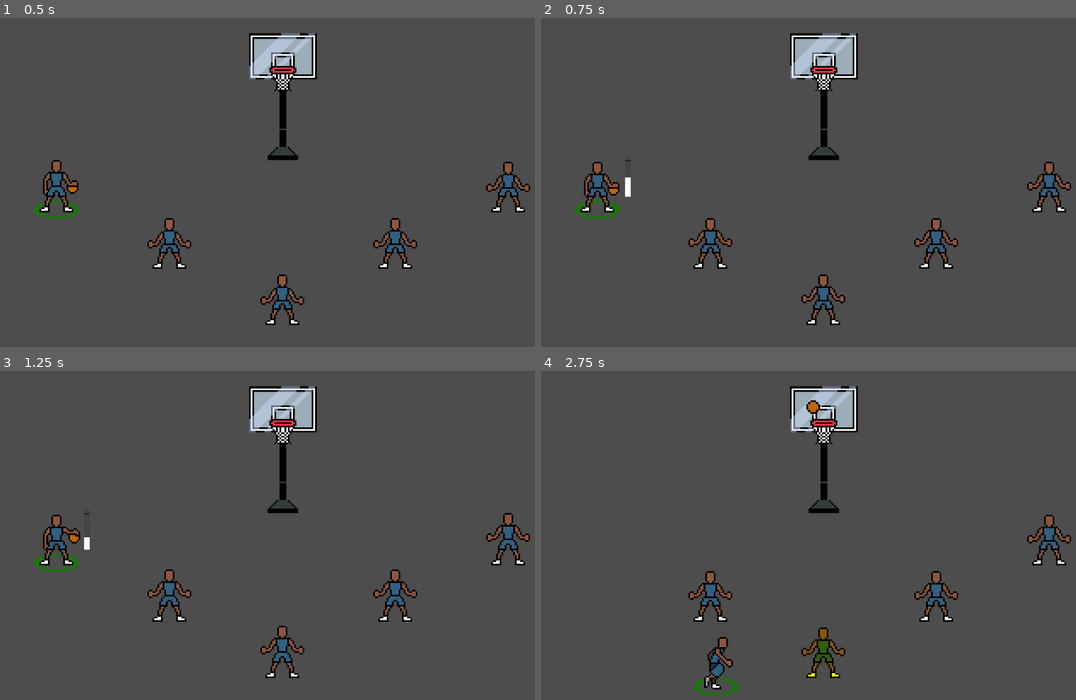
Above: before the commit, frames 1-4 (two rows, left to right).
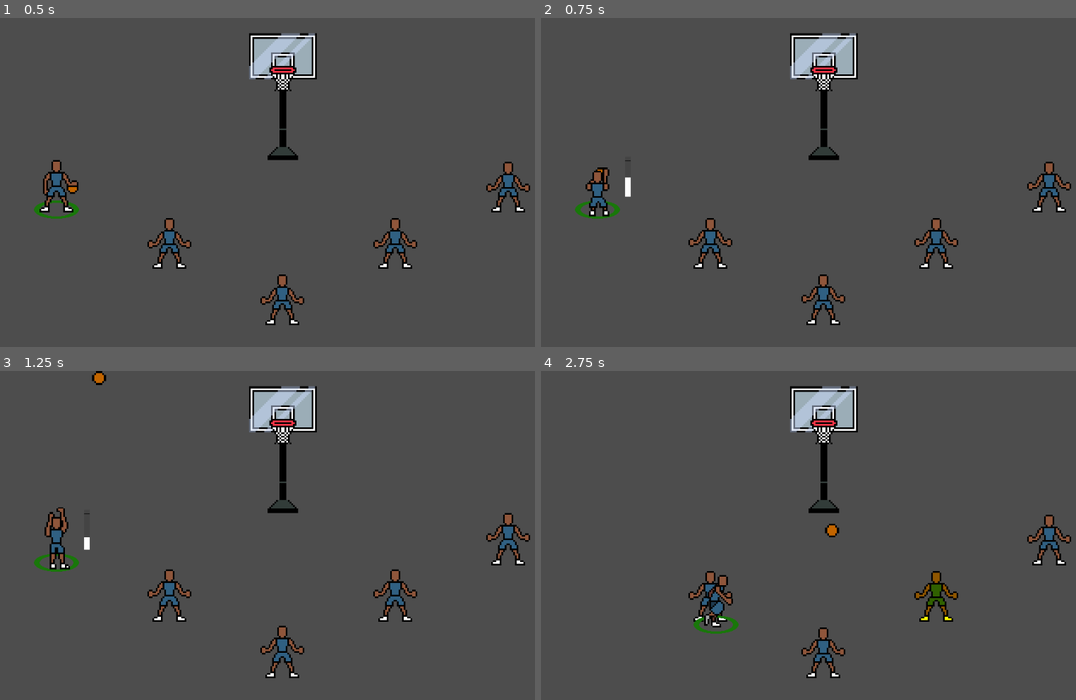
Above: after the commit, the same moments.

Repository: david8zhang/baller-quest-godot
Game: Godot game, scene res://scenes/Main.tscn
Two runs of this game, one before a commit and one after it. Both use one fixed random seed, a clock stepped at 60 frames per second and the inputs below.
Inputs:
- Up to frame 1 (0.5 s): no input
- Up to frame 2 (0.75 s): hold Right (move_right) from 0.53 s (still down); hold F (shoot_ball) from 0.53 s (still down); tap Space (pass) at 0.6 s
- Up to frame 3 (1.25 s): keep holding Right (move_right); keep holding F (shoot_ball)
- Up to frame 4 (2.75 s): release Right (move_right) at 1.28 s; release F (shoot_ball) at 1.28 s; hold Down (move_down) 1.28-2.03 s; tap F (shoot_ball) at 1.35 s; tap Space (pass) at 1.55, 2.1 s; hold Right (move_right) from 2.03 s (still down); hold F (shoot_ball) from 2.03 s (still down)

Frame 1 is identical in both runs. In frame 2, 0.6% of the frame differs, in the area x 7-15%, y 43-61%; in frame 3, 0.7%; in frame 4, 1.8%, in the area x 28-78%, y 8-99%.

Commit message:
added shooting animation

Diff:
--- a/prefab/Player.tscn
+++ b/prefab/Player.tscn
@@ -18,6 +18,7 @@
 [ext_resource type="Texture2D" uid="uid://cxajwyfoscorw" path="res://sprites/player/pass-side.png" id="10_7yqno"]
 [ext_resource type="Texture2D" uid="uid://dphrp0bgg8u7p" path="res://sprites/player/pass-front.png" id="10_aepsd"]
 [ext_resource type="Texture2D" uid="uid://b3epc1prnku73" path="res://sprites/player/pass-back.png" id="10_teiic"]
+[ext_resource type="Texture2D" uid="uid://d10j2l818c2yj" path="res://sprites/player/shoot-front.png" id="14_rlmax"]
 
 [sub_resource type="CapsuleShape2D" id="CapsuleShape2D_8n74s"]
 radius = 14.0
@@ -263,6 +264,30 @@
 atlas = ExtResource("5_htj7d")
 region = Rect2(96, 120, 32, 40)
 
+[sub_resource type="AtlasTexture" id="AtlasTexture_hk3vg"]
+atlas = ExtResource("14_rlmax")
+region = Rect2(0, 0, 32, 45)
+
+[sub_resource type="AtlasTexture" id="AtlasTexture_86f86"]
+atlas = ExtResource("14_rlmax")
+region = Rect2(32, 0, 32, 45)
+
+[sub_resource type="AtlasTexture" id="AtlasTexture_b6jhk"]
+atlas = ExtResource("14_rlmax")
+region = Rect2(64, 0, 32, 45)
+
+[sub_resource type="AtlasTexture" id="AtlasTexture_hko6b"]
+atlas = ExtResource("14_rlmax")
+region = Rect2(0, 45, 32, 45)
+
+[sub_resource type="AtlasTexture" id="AtlasTexture_r3kv5"]
+atlas = ExtResource("14_rlmax")
+region = Rect2(32, 45, 32, 45)
+
+[sub_resource type="AtlasTexture" id="AtlasTexture_tuwkc"]
+atlas = ExtResource("14_rlmax")
+region = Rect2(64, 45, 32, 45)
+
 [sub_resource type="SpriteFrames" id="SpriteFrames_x8wx5"]
 animations = [{
 "frames": [{
@@ -493,6 +518,29 @@
 }],
 "loop": true,
 "name": &"run-side",
+"speed": 10.0
+}, {
+"frames": [{
+"duration": 1.0,
+"texture": SubResource("AtlasTexture_hk3vg")
+}, {
+"duration": 1.0,
+"texture": SubResource("AtlasTexture_86f86")
+}, {
+"duration": 1.0,
+"texture": SubResource("AtlasTexture_b6jhk")
+}, {
+"duration": 1.0,
+"texture": SubResource("AtlasTexture_hko6b")
+}, {
+"duration": 1.0,
+"texture": SubResource("AtlasTexture_r3kv5")
+}, {
+"duration": 1.0,
+"texture": SubResource("AtlasTexture_tuwkc")
+}],
+"loop": false,
+"name": &"shoot-front",
 "speed": 10.0
 }]
 
@@ -519,7 +567,7 @@
 [node name="AnimatedSprite2D" type="AnimatedSprite2D" parent="."]
 y_sort_enabled = true
 sprite_frames = SubResource("SpriteFrames_x8wx5")
-animation = &"pass-side"
+animation = &"shoot-front"
 
 [node name="StateMachine" type="Node2D" parent="."]
 script = ExtResource("6_32c0f")
--- a/scripts/Player.gd
+++ b/scripts/Player.gd
@@ -99,7 +99,7 @@
 func shoot_ball(shot_result: ShotMeter.SHOT_RESULT):
 	has_ball = false
 	var ball = ball_scene.instantiate() as Ball
-	ball.global_position = self.global_position
+	ball.global_position = Vector2(self.global_position.x, self.global_position.y - 100)
 	add_sibling(ball)
 	ball.disable_player_detector()
 	if shot_result == ShotMeter.SHOT_RESULT.MAKE:
@@ -122,7 +122,6 @@
 	var callable = Callable(self, "reset_shot_meter").bind(timer)
 	timer.connect("timeout", callable)
 	add_child(timer)
-	_state_machine.transition_to("IdleState", {})
 
 
 func reset_shot_meter(timer: Timer):
--- a/scripts/fsm/ShootState.gd
+++ b/scripts/fsm/ShootState.gd
@@ -1,15 +1,50 @@
 class_name ShootState
 extends State
 
+var shot_result
+var is_released = false
+
 func physics_update(_delta: float) -> void:
 	var player = entity as Player
-	player.shot_meter.fill(2, 0.9)
-	player.shot_meter.visible = true
+	if not is_released:
+		player.shot_meter.fill(2, 0.9)
+		player.shot_meter.visible = true
+
+func update(_delta: float) -> void:
+	var player = entity as Player
+	shot_result = player.shot_meter.get_shot_result()
 
 
 func handle_input(input: InputEvent) -> void:
 	var player = entity as Player
 	if Input.is_action_just_released("shoot_ball"):
 		player.shot_meter.display_feedback()
-		var shot_result = player.shot_meter.get_shot_result()
-		player.shoot_ball(shot_result)
+		is_released = true
+
+func enter(msg:={}):
+	anim_sprite.play("shoot-front")
+	anim_sprite.frame_changed.connect(_shoot_anim_frame_changed)
+	anim_sprite.animation_finished.connect(_shoot_anim_completed)
+
+func exit():
+	is_released = false
+
+func _shoot_anim_frame_changed():
+	var player = entity as Player
+	if anim_sprite.frame == 4:
+		player.shoot_ball(ShotMeter.SHOT_RESULT.MAKE)
+		anim_sprite.frame_changed.disconnect(_shoot_anim_frame_changed)
+
+func _shoot_anim_completed():
+	var player = entity as Player
+	var timer = Timer.new()
+	timer.autostart = true
+	timer.one_shot = true
+	timer.wait_time = 0.5
+	timer.timeout.connect(_follow_through_complete)
+	add_sibling(timer)
+
+
+func _follow_through_complete():
+	var player = entity as Player
+	player._state_machine.transition_to("IdleState", {})
Not shown: 1 places in prefab/Player.tscn that only renumber resources
Binary file added: sprites/player/shoot-front.png
Not shown, added: sprites/player/shoot-front.png.import
